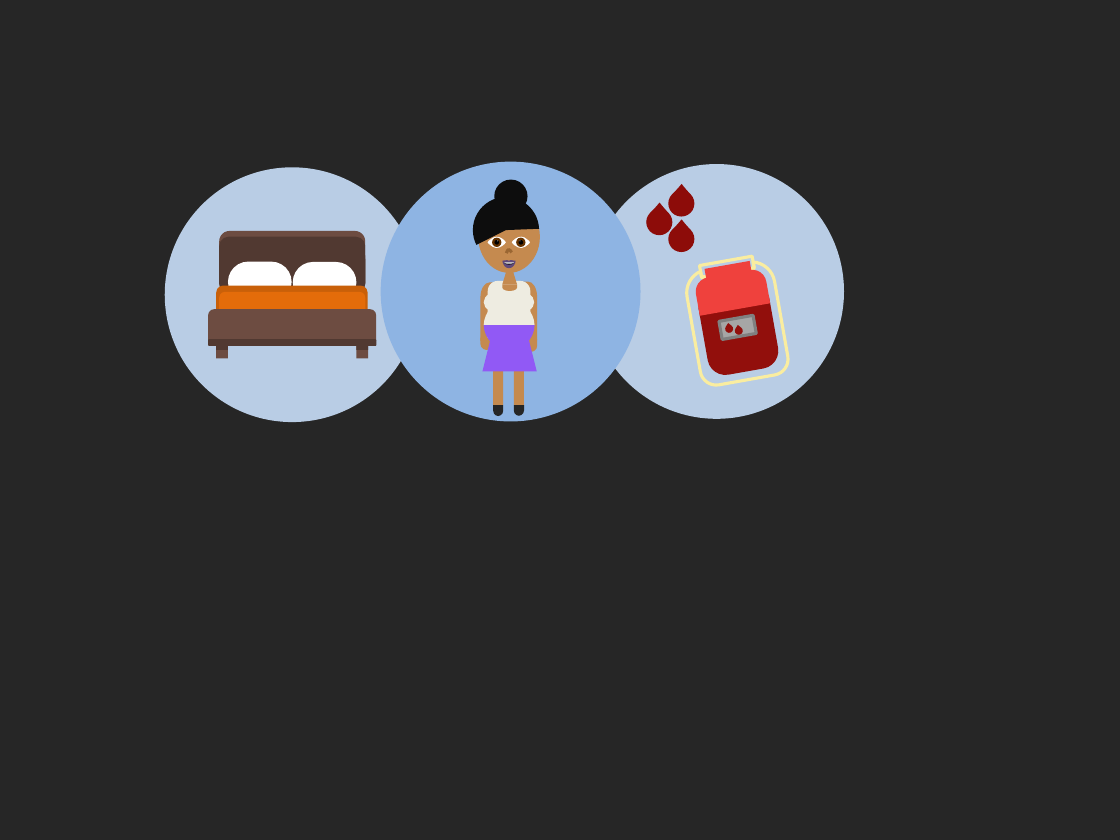
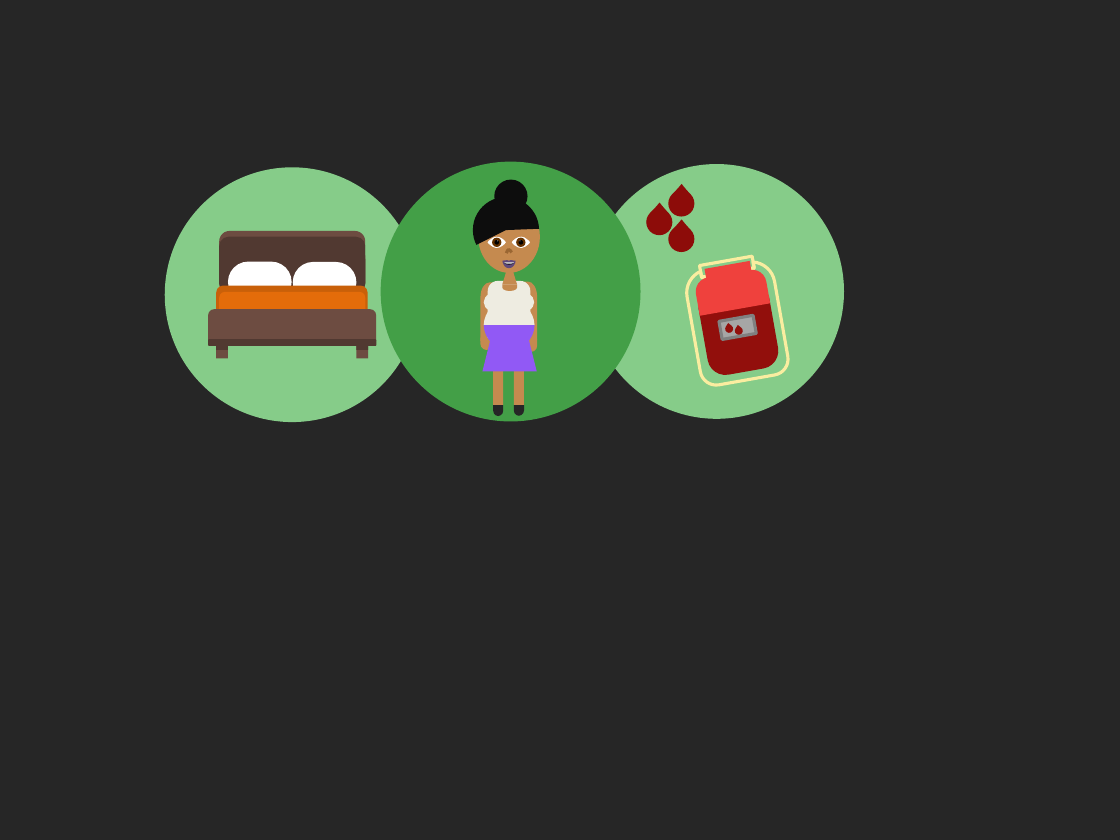
Before and after one commit to gustavogitzel/Discussex, a slide deck: slide 2 of Rascunhos/Imagens/Imagens IST.pptx. Drawn at 1120x840 pixels with LibreOffice and Linux fonts; fonts in the diff are those of the drawing. Boxes give left, top, right and bottom in pixels: in the first picture for what was removed or moved away, otherwise in the second. Text is boxed around its words. In the diff, an @@ line names an element or a change of style, - is before the commit and + after.

```diff
--- a/Rascunhos/Imagens/Imagens IST.pptx
+++ b/Rascunhos/Imagens/Imagens IST.pptx
@@ ellipse at (165,167,419,421): fill #B9CDE5 to #86CC89 @@
@@ ellipse at (381,161,641,421): fill #8EB4E3 to #439F47 @@
@@ ellipse at (589,164,843,418): fill #B9CDE5 to #86CC89 @@
```
Also in this commit, not shown: 1 slide added, 1 slide removed, 33 other files.
